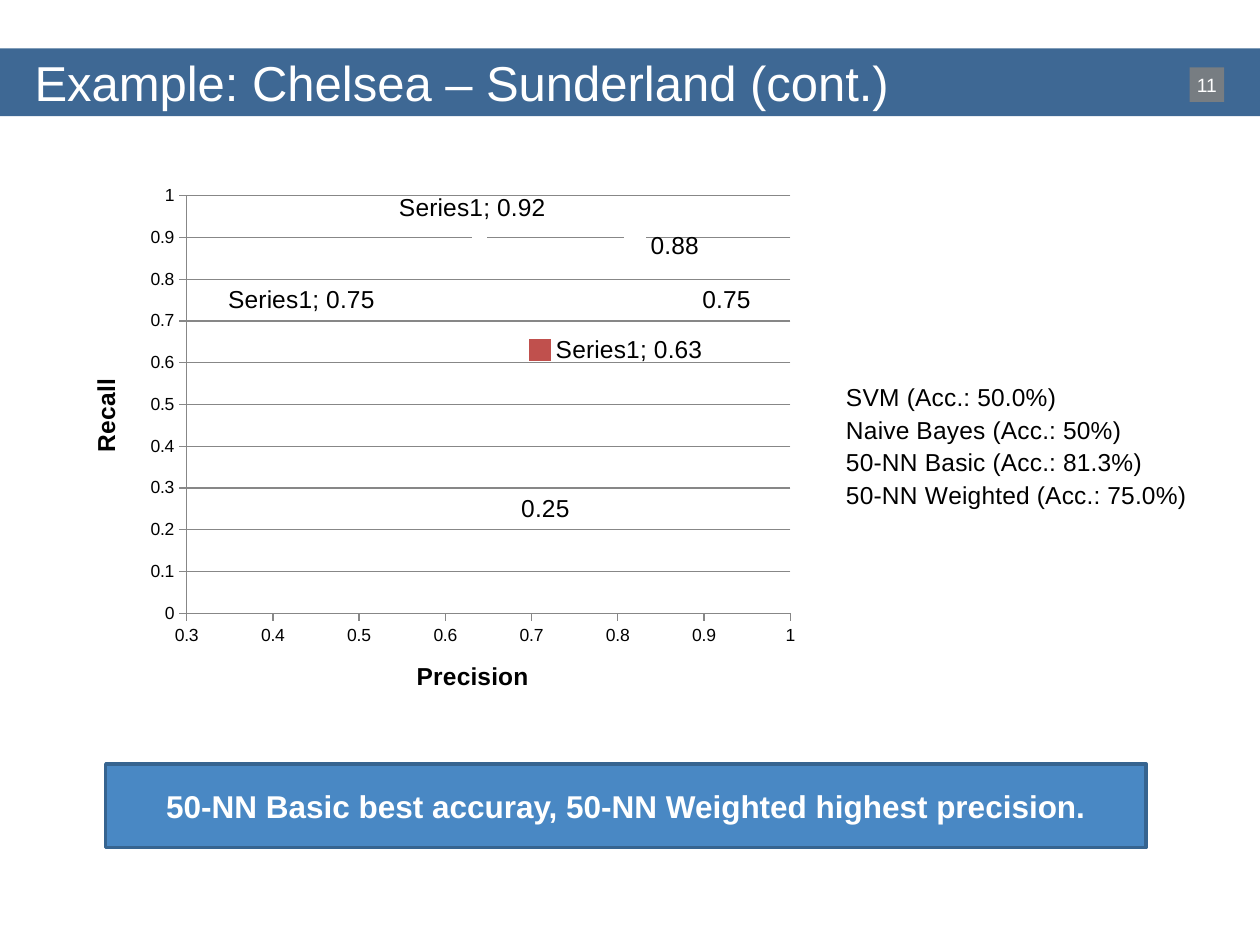
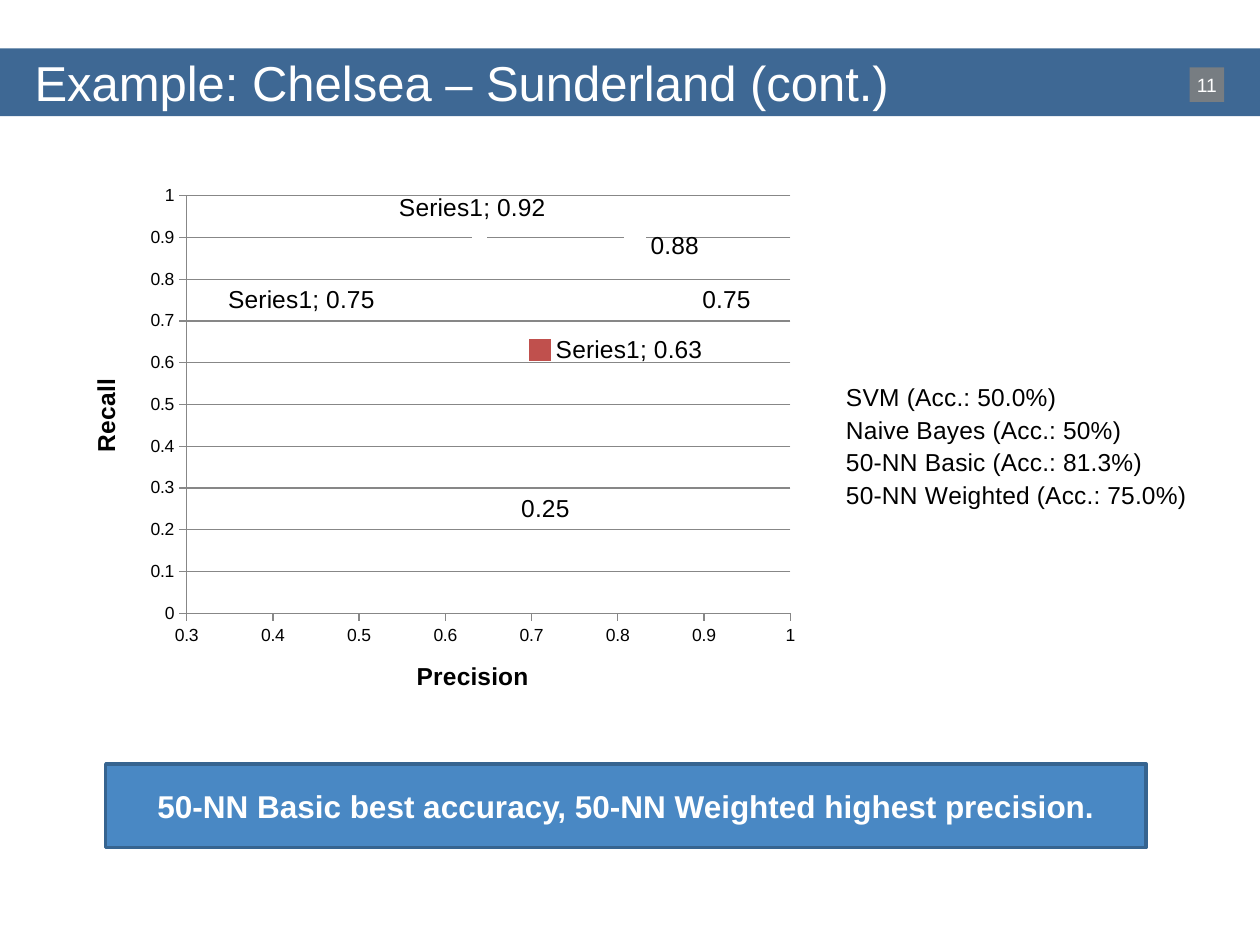
Before and after one commit to bequiet88/WebMining, a slide deck: slide 11 of LaTeX/Presentation/Presentation.pptx. Drawn at 1260x945 pixels with LibreOffice and Linux fonts; fonts in the diff are those of the drawing; background and template pictures are left out. Boxes give left, top, right and bottom in pixels: in the first picture for what was removed or moved away, otherwise in the second. Text is boxed around its words. In the diff, an @@ line names an element or a change of style, - is before the commit and + after.

```diff
--- a/LaTeX/Presentation/Presentation.pptx
+++ b/LaTeX/Presentation/Presentation.pptx
@@ text in rectangle at <box>157,795,1094,824</box>: text changed @@
-50-NN Basic best accuray, 50-NN Weighted highest precision.
+50-NN Basic best accuracy, 50-NN Weighted highest precision.
```
Also in this commit, not shown: 6 other slides changed, 1 other file.
